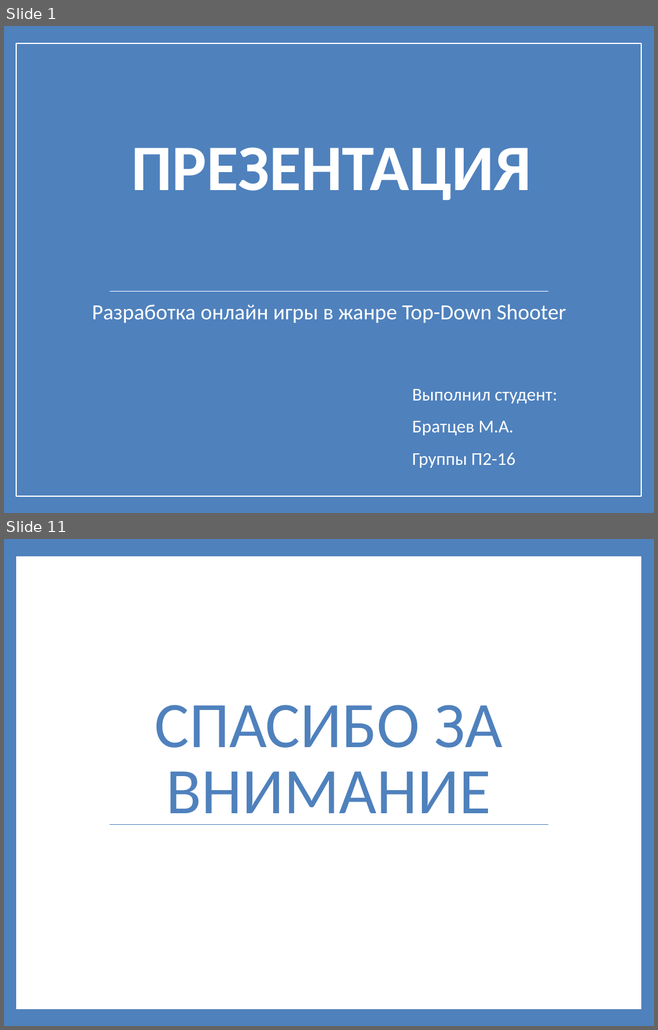
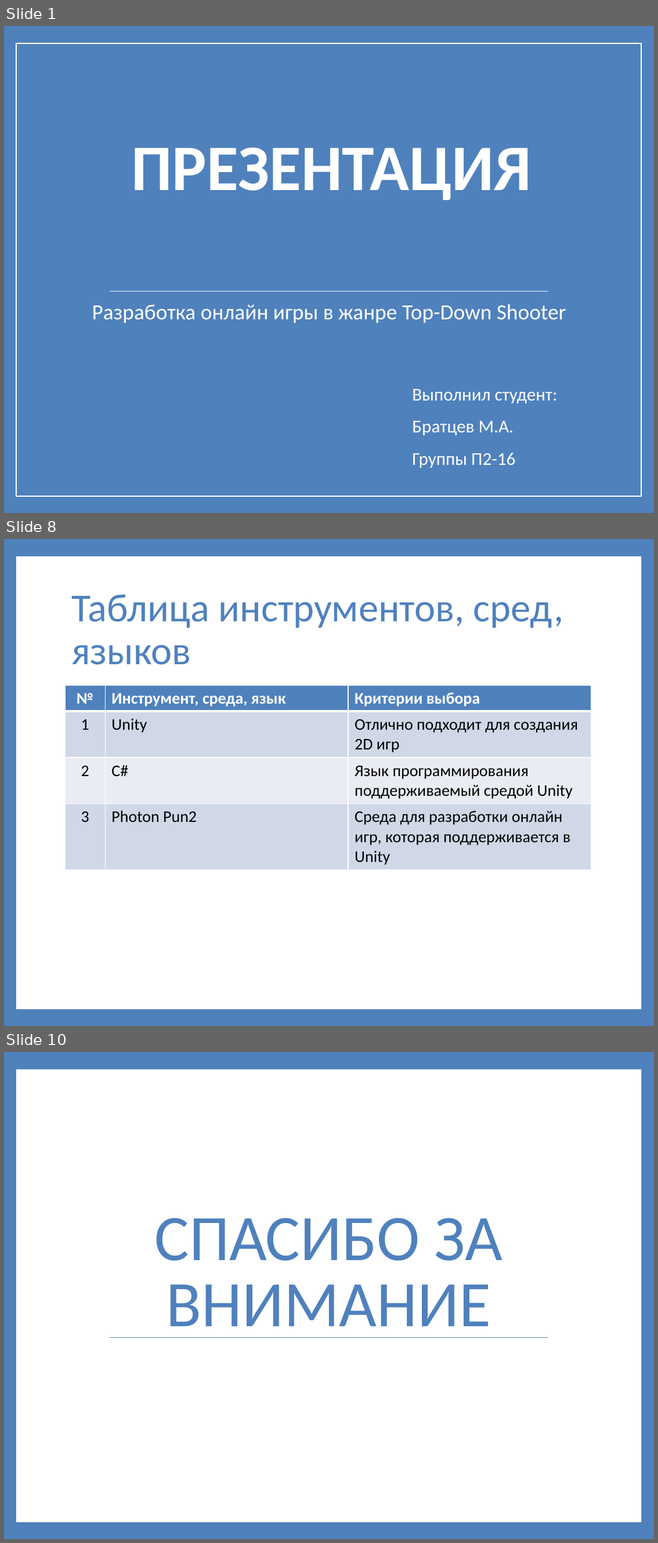
Before and after one commit to prog-kkkmt/pdp-p2-16, a slide deck: Презентация Братцев.pptx. Shown one above the other, each under a label of ours: slides 1 and 11 before the commit, slides 1, 8 and 10 after it; the slides between them are not shown. The pictures are 658x1030 and 658x1543 pixels, drawn with LibreOffice and Linux fonts; fonts in the diff are those of the drawing. Boxes give left, top, right and bottom in pixels: in the first picture for what was removed or moved away, otherwise in the second. Text is boxed around its words. In the diff, an @@ line names an element or a change of style, - is before the commit and + after.

```diff
--- a/Презентация Братцев.pptx
+++ b/Презентация Братцев.pptx
@@ slide 8 added at (x1=4, y1=539, x2=654, y2=1026), background #4F81BD; not listed: 1 template element that a slide beside it also shows @@
@@ title added at (x1=71, y1=594, x2=564, y2=665), 44 pt, text #4F81BD @@
+Таблица инструментов, сред, языков
@@ table added at (x1=65, y1=685, x2=591, y2=868), 4 rows, 3 columns @@
+№ | Инструмент, среда, язык | Критерии выбора
+1 | Unity | Отлично подходит для создания 2D игр
+2 | С# | Язык программирования поддерживаемый средой Unity
+3 | Photon Pun2 | Среда для разработки онлайн игр, которая поддерживается в Unity
@@ what was slide 11 is now slide 10 @@
```
Also in this commit, not shown: 7 other slides added, 9 slides removed.
